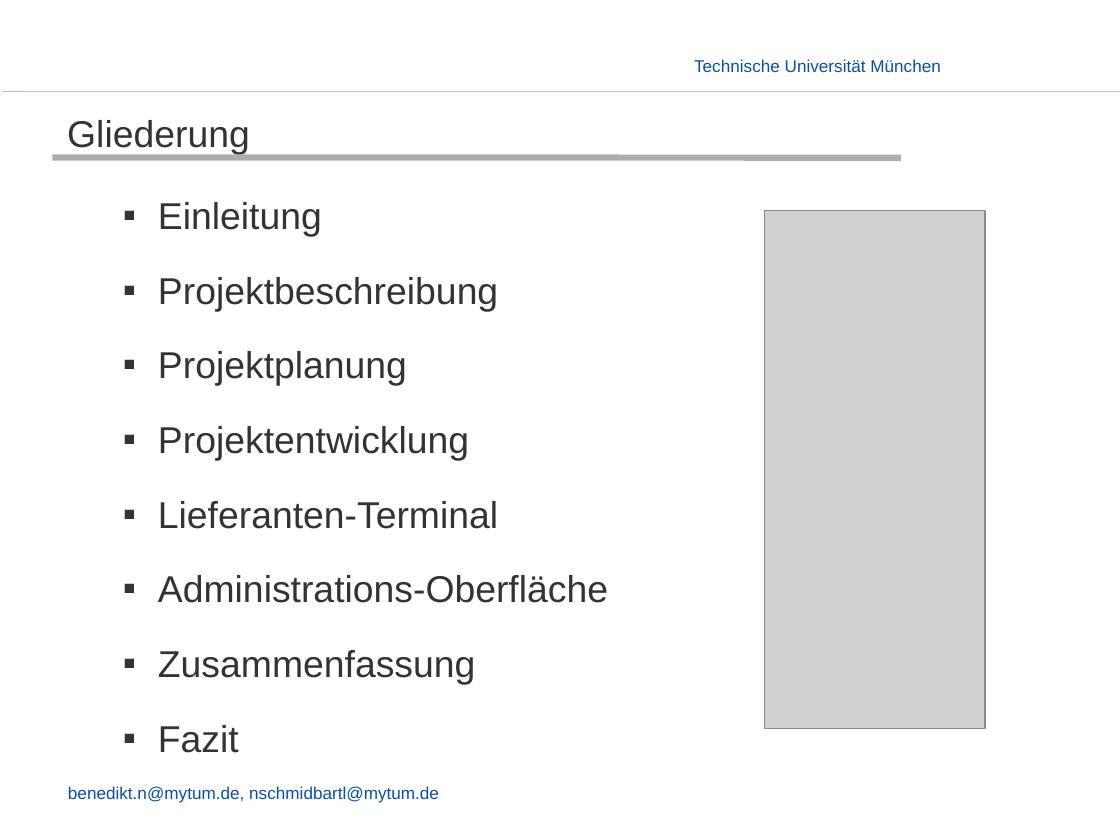
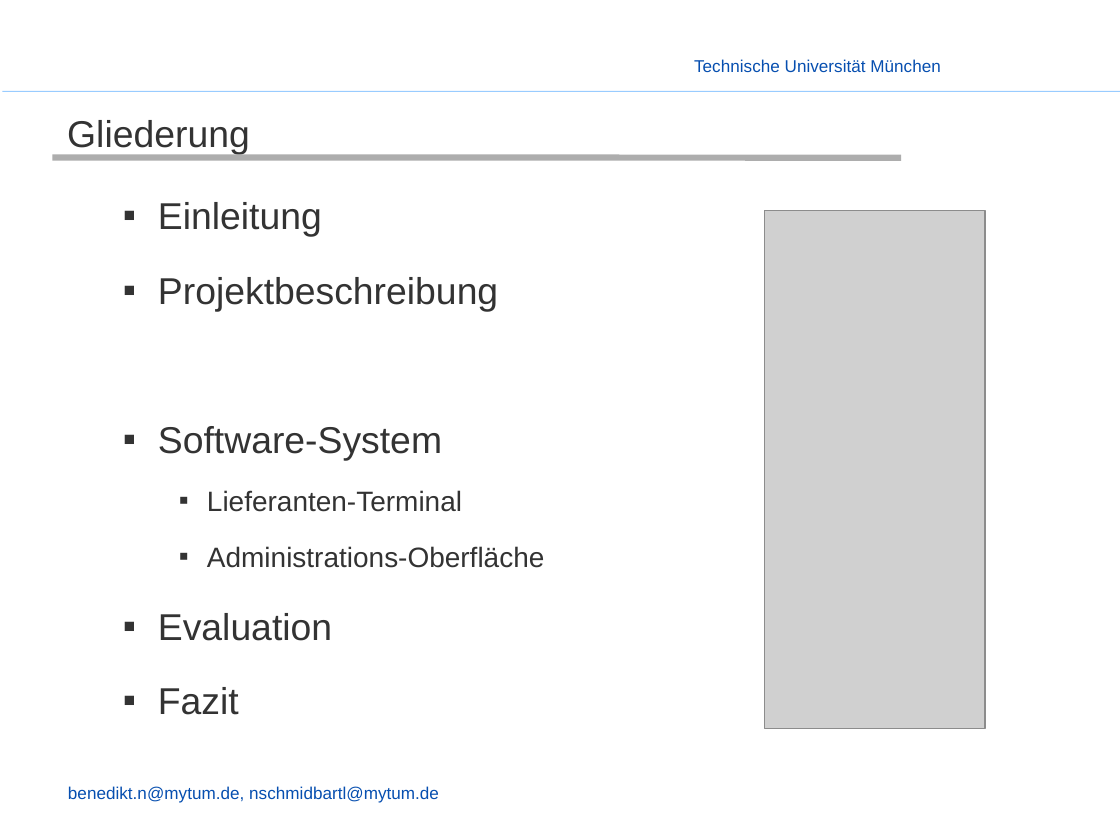
Before and after one commit to enjayes/logistikapp, a slide deck: slide 2 of Präsentation/Presentation - Nobbi.pptx. Drawn at 1120x840 pixels with LibreOffice and Linux fonts; fonts in the diff are those of the drawing; grey boxes stand for pictures; background and template pictures are left out. Boxes give left, top, right and bottom in pixels: in the first picture for what was removed or moved away, otherwise in the second. Text is boxed around its words. In the diff, an @@ line names an element or a change of style, - is before the commit and + after.

Commit message:
p 5

```diff
--- a/Präsentation/Presentation - Nobbi.pptx
+++ b/Präsentation/Presentation - Nobbi.pptx
@@ text at (158,426,442,461): text changed @@
-  ▪ Projektplanung
-  ▪ Projektentwicklung
+  ▪ Software-System
@@ text at (207,490,545,568): size 24 to 18 pt in "Lieferanten-Terminal", "Administrations-Oberfläche"; list level 2 to 3 in "Lieferanten-Terminal"; list level 2 to 3 in "Administrations-Oberfläche" @@
@@ text at (158,613,332,641): text changed @@
-  ▪ Zusammenfassung
+  ▪ Evaluation
```
Also in this commit, not shown: 7 slides added.
